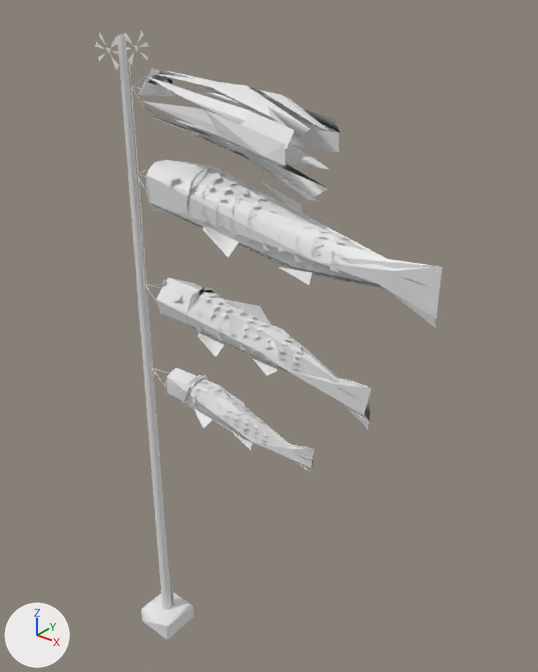
Two versions of the glTF model game/assets/props/SM_Koinobori.glb, one commit apart.
Rendered twice from a 50 mm lens placed at (6.81, -5.9, 9.35), pointed at (1.71, 0.47, 5.39). The axes (+X, +Y, +Z) are drawn at lower left. The lights are the same throughout. The first picture is the older version. Vertices at exactly the same position are counted once.

In view in the first picture: 'SM_Koinobori'.
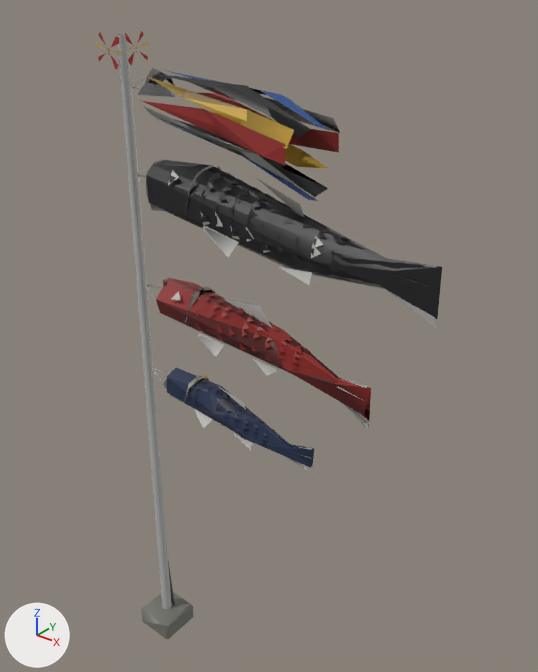
What differs and where, as boxes (x1, y1, x2, y2) in the pictures (538 x 672 px):
```json
{"object": "SM_Koinobori", "change": "recoloured", "before": [95, 31, 442, 639], "after": [95, 31, 442, 639], "on screen": "darker"}
```

Edits to the scene script, one JSON object a line:
```json
{"op": "add", "block": "mat_x_prop", "code": "n2 = _N.new('ShaderNodeMix'); n2.name = 'Mix'"}
{"op": "add", "block": "mat_x_prop", "code": "n2.data_type = 'RGBA'"}
{"op": "add", "block": "mat_x_prop", "code": "n2.blend_type = 'MULTIPLY'"}
{"op": "add", "block": "mat_x_prop", "code": "n2.inputs[0].default_value = 1.0  # 'Factor'"}
{"op": "add", "block": "mat_x_prop", "code": "n2.inputs[7].default_value = (0.8, 0.8, 0.8, 1.0)  # 'B', white #e7e7e7"}
{"op": "add", "block": "mat_x_prop", "code": "n3 = _N.new('ShaderNodeVertexColor'); n3.name = 'Color Attribute'"}
{"block": "mat_x_prop", "where": "n0 = _N.new('ShaderNodeBsdfPrincipled'); n0.name = 'Principled BSDF'"}
{"op": "add", "block": "mat_x_prop", "code": "_L.new(n2.outputs[2], n0.inputs[0])  # 'Result' to 'Base Color'"}
{"op": "add", "block": "mat_x_prop", "code": "_L.new(n3.outputs[0], n2.inputs[6])  # 'Color' to 'A'"}
{"block": "me_sm_koinobori_001", "where": "me_sm_koinobori_001.from_pydata(...)  # 1094 vertices, 920 faces; spans x -0.29..4.1, y -0.45..0.45, z -0.03..8.79"}
{"block": "me_sm_koinobori_001", "where": "# used by ob_sm_koinobori; location = (0.0, 0.0, 0.0)"}
{"block": "me_sm_koinobori_001", "change": "me_sm_koinobori_001 part 1: vertex colours changed"}
```
